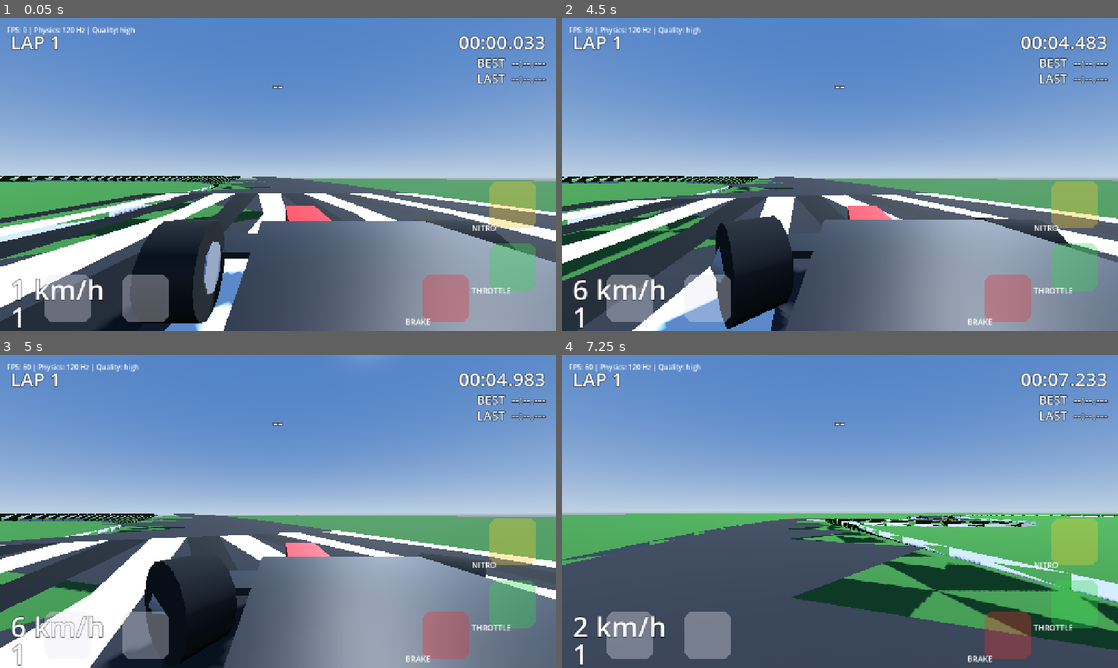
Above: before the commit, frames 1-4 (two rows, left to right).
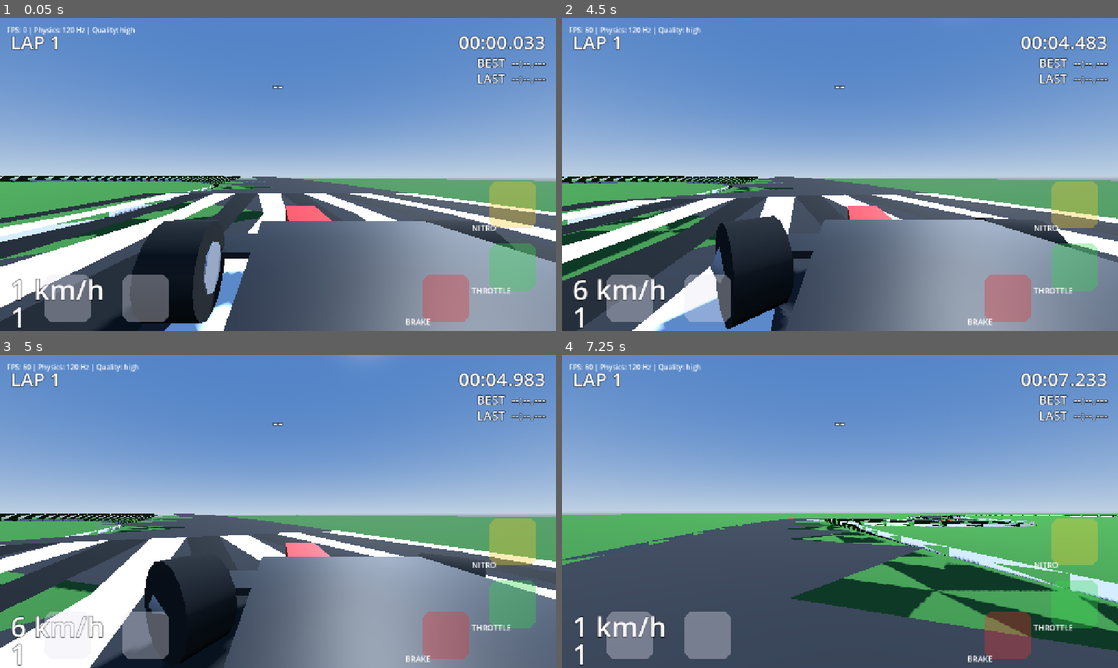
Above: after the commit, the same moments.

Repository: pandaysq/f1-game
Game: Godot game, scene res://scenes/main.tscn
Two runs of this game, one before a commit and one after it. Both use one fixed random seed, a clock stepped at 60 frames per second and the inputs below.
Inputs:
- Up to frame 1 (0.05 s): no input
- Up to frame 2 (4.5 s): hold D (steer_right) 0.53-1.28 s; hold Shift (nitro) 0.53-1.28 s; hold S (brake) 1.28-2.03 s; tap W (throttle) at 1.35 s; hold D (steer_right) 2.03-2.78 s; hold V (toggle_camera) 2.03-2.78 s; hold E (shift_up) 2.78-3.53 s; tap Shift (nitro) at 2.85 s; hold W (throttle) 3.53-4.28 s; hold A (steer_left) from 3.53 s (still down); tap V (toggle_camera) at 4.35 s
- Up to frame 3 (5 s): keep holding A (steer_left)
- Up to frame 4 (7.25 s): release A (steer_left) at 5.03 s; hold S (brake) 5.03-5.78 s; hold Shift (nitro) 5.03-5.78 s; hold D (steer_right) 5.78-6.53 s; tap W (throttle) at 5.85 s; hold E (shift_up) from 6.53 s (still down); hold V (toggle_camera) from 6.53 s (still down)

Frame 1 is identical in both runs. In frame 2, less than 0.1% of the frame differs, in the area x 1-99%, y 50-99%; in frame 3, less than 0.1%; in frame 4, 0.9%, in the area x 0-100%, y 50-95%.

Commit message:
feat: phase-2 aero — wing balance, dirty air, slipstream, DRS hooks
- vehicle.json aero: front/rear wing coeffs (0.45/0.55, sum = Phase-1 total),
  wake geometry (dirty air 12 m / slipstream 25 m, lateral 3.5 m),
  DRS flap cuts (drag -28%, rear DF -24%).
- car.gd: aero_wake_df / aero_wake_drag / drs_active context vars (defaults
  keep Phase-1 clean-air behaviour), per-axle downforce applied at wheel
  attach points (pitch moment + axle load), front-biased dirty air (understeer).
- PHYSICS.md: full formulas with units.
- Phase-1 suite green (top speed and braking unchanged: 80.6 m/s / 190 m).

Diff:
--- a/assets/data/vehicle.json
+++ b/assets/data/vehicle.json
@@ -96,7 +96,21 @@
   },
   "aero": {
     "drag_coeff": 0.48,
-    "downforce_coeff": 1.0
+    "front_wing_coeff": 0.45,
+    "rear_wing_coeff": 0.55,
+    "wake": {
+      "dirty_air_distance_m": 12.0,
+      "slipstream_distance_m": 25.0,
+      "lateral_window_m": 3.5,
+      "downforce_loss_max": 0.3,
+      "dirty_rear_factor": 0.7,
+      "drag_cut_max": 0.45
+    },
+    "drs": {
+      "drag_cut": 0.28,
+      "rear_df_cut": 0.24,
+      "front_df_cut": 0.0
+    }
   },
   "assists": {
     "abs_slip_threshold": -0.25,
--- a/scripts/vehicle/car.gd
+++ b/scripts/vehicle/car.gd
@@ -14,6 +14,15 @@
 ## Dictionary with keys: throttle, brake, steer [-1..1], nitro, shift_up,
 ## shift_down. When non-null, real input is ignored.
 var external_input: Variant = null
+
+## Aero context (Phase 2), set each tick by the race session or tests:
+## - aero_wake_df   0..1 dirty air depth (short range) -> downforce loss
+## - aero_wake_drag  0..1 slipstream depth (long range) -> drag cut
+## - drs_active     rear wing flap open (activation rules live in race config)
+## Defaults keep Phase 1 clean-air behaviour (all zero).
+var aero_wake_df: float = 0.0
+var aero_wake_drag: float = 0.0
+var drs_active: bool = false
 
 var data: Dictionary = {}
 var powertrain: Powertrain
@@ -164,13 +173,10 @@
 	powertrain.update_rpm(rear_speed, throttle)
 	if bool(assists_on.get("auto_gearbox", false)):
 		powertrain.auto_shift(rear_speed, throttle, sim_time)
-
 	elif bool(input.get("shift_up", false)):
 		powertrain.request_shift(1, sim_time)
-
 	elif bool(input.get("shift_down", false)):
 		powertrain.request_shift(-1, sim_time)
-
 	var drive_torque := powertrain.wheel_torque(sim_time, throttle)
 	if bool(assists_on.get("traction_control", false)):
 		var rear_slip := maxf(wheel_slip_ratios[2], wheel_slip_ratios[3])
@@ -181,11 +187,9 @@
 				float(_assist_params.get("tc_throttle_cut", 0.1)),
 				clampf((rear_slip - tc_start) / 0.25, 0.0, 1.0)
 			)
-
 	var compressions: Array[float] = [0.0, 0.0, 0.0, 0.0]
 	for i in range(4):
 		compressions[i] = _raycast_compression(i, rest_length, wheel_radius, space)
-
 	for i in range(4):
 		var attach_global := to_global(_wheel_local_pos[i])
 		var up := global_transform.basis.y
@@ -196,7 +200,6 @@
 			wheel_loads[i] = 0.0
 			wheel_spin[i] *= 0.999
 			continue
-
 		var compression_rate := _compression_rate(i)
 		var spring_force := spring_rate * compression + damper * compression_rate
 		spring_force = maxf(spring_force, 0.0)
@@ -246,7 +249,6 @@
 					float(_assist_params.get("abs_brake_scale", 0.15)),
 					clampf((-slip_ratio + abs_start) / 0.25, 0.0, 1.0)
 				)
-
 		var net_torque := drive_torque * (1.0 if _driven_mask[i] else 0.0) - fx * wheel_radius
 		net_torque -= signf(wheel_spin[i]) * this_brake
 		net_torque -= float(_tires.get("spin_damp_nms", 1.2)) * wheel_spin[i]
@@ -310,10 +312,38 @@
 	var speed := velocity.length()
 	if speed < 0.1:
 		return
-	var drag_force := float(_aero.get("drag_coeff", 0.48)) * speed * speed
+	var wake: Dictionary = _aero.get("wake", {})
+	var drs: Dictionary = _aero.get("drs", {})
+	# slipstream (long-range wake) cuts drag; an open DRS flap adds to it
+	var drag_mult := 1.0 - clampf(aero_wake_drag, 0.0, 1.0) * float(wake.get("drag_cut_max", 0.45))
+	if drs_active:
+		drag_mult *= 1.0 - float(drs.get("drag_cut", 0.28))
+	var drag_force := float(_aero.get("drag_coeff", 0.48)) * drag_mult * speed * speed
 	apply_central_force(-velocity.normalized() * drag_force)
-	var downforce := float(_aero.get("downforce_coeff", 1.0)) * speed * speed
-	apply_central_force(-Vector3.UP * downforce)
+	# wing balance: per-axle downforce applied at the wheel attach points.
+	# Dirty air hits the front wing first (front loss >= rear -> understeer,
+	# which is stability-friendly); an open DRS flap sheds rear downforce.
+	var dirty_front := clampf(aero_wake_df, 0.0, 1.0) * float(wake.get("downforce_loss_max", 0.3))
+	var dirty_rear := dirty_front * float(wake.get("dirty_rear_factor", 0.7))
+	var front_cf := float(_aero.get("front_wing_coeff", 0.45)) * (1.0 - dirty_front)
+	var rear_cf := float(_aero.get("rear_wing_coeff", 0.55)) * (1.0 - dirty_rear)
+	if drs_active:
+		front_cf *= 1.0 - float(drs.get("front_df_cut", 0.0))
+		rear_cf *= 1.0 - float(drs.get("rear_df_cut", 0.24))
+	var q := speed * speed
+	# local axle offsets from the body origin (wheel attach plane)
+	var front_offset := (
+		Vector3(0.0, 0.0, _wheel_local_pos[0].z)
+		if _wheel_local_pos.size() == 4
+		else Vector3(0.0, 0.0, -1.4)
+	)
+	var rear_offset := (
+		Vector3(0.0, 0.0, _wheel_local_pos[2].z)
+		if _wheel_local_pos.size() == 4
+		else Vector3(0.0, 0.0, 1.7)
+	)
+	apply_force(-Vector3.UP * front_cf * q, front_offset)
+	apply_force(-Vector3.UP * rear_cf * q, rear_offset)
 
 
 func _apply_assists(_input: Dictionary) -> void:
@@ -347,11 +377,9 @@
 		var holder := container.get_node_or_null("WheelHolder%d" % i) as Node3D
 		if holder == null:
 			continue
-
 		var mesh := holder.get_node_or_null("Mesh") as MeshInstance3D
 		if mesh == null:
 			continue
-
 		var compression := clampf(
 			rest_length + _wheel_radius() - _wheel_ray_distance(i), 0.0, rest_length
 		)
Not shown, changed: docs/PHYSICS.md
